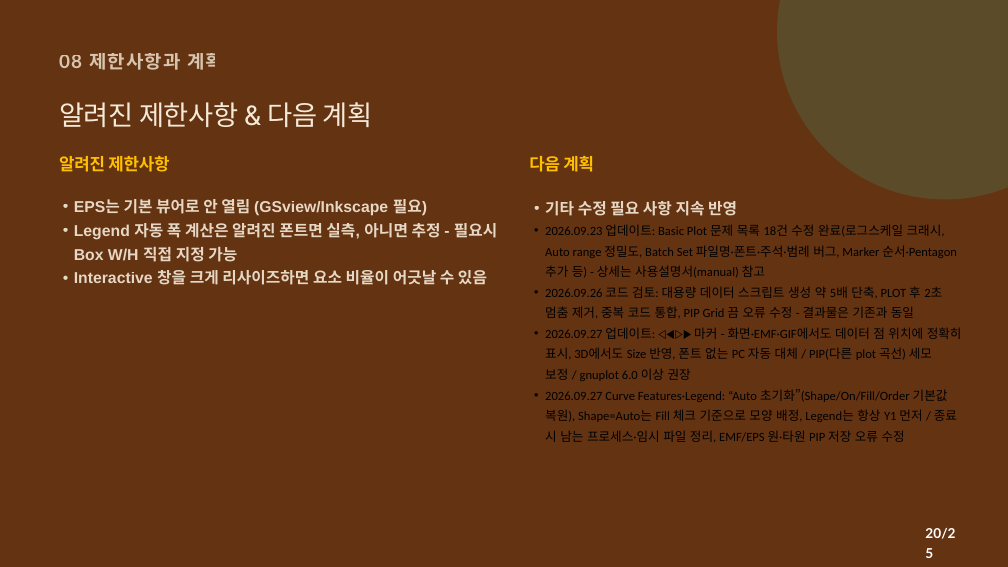
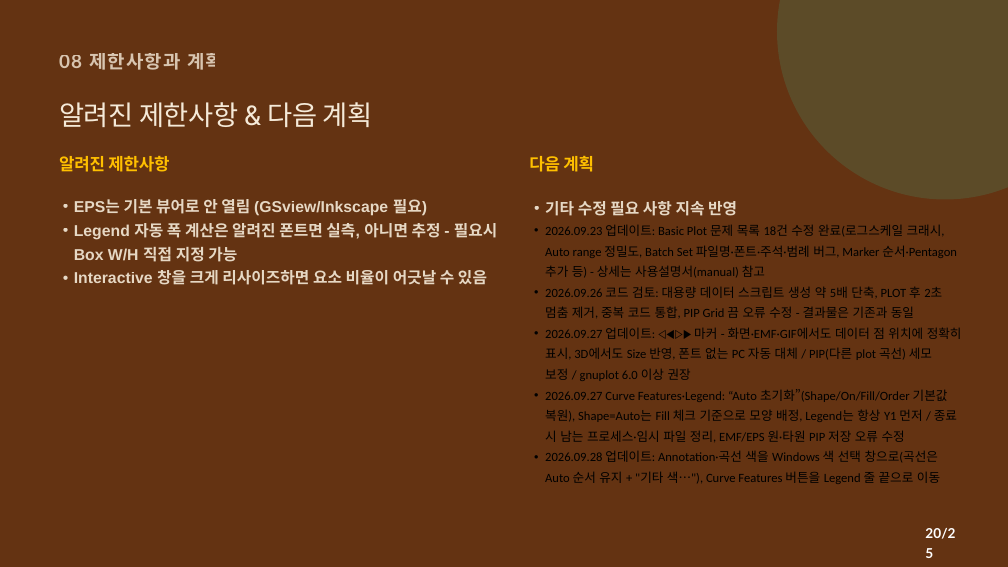
Before and after one commit to CWKIM113/CathPlot_Pub, a slide deck: slide 20 of CathPlot_발표.pptx. Drawn at 1008x567 pixels with LibreOffice and Linux fonts; fonts in the diff are those of the drawing. Boxes give left, top, right and bottom in pixels: in the first picture for what was removed or moved away, otherwise in the second. Text is boxed around its words. In the diff, an @@ line names an element or a change of style, - is before the commit and + after.

```diff
--- a/CathPlot_발표.pptx
+++ b/CathPlot_발표.pptx
@@ text at <box>545,450,940,484</box>: paragraph added @@
+• 2026.09.28 업데이트: Annotation·곡선 색을 Windows 색 선택 창으로(곡선은 Auto 순서 유지 + "기타 색…"), Curve Features 버튼을 Legend 줄 끝으로 이동
```
Also in this commit, not shown: 2 other slides changed, 3 other files.
